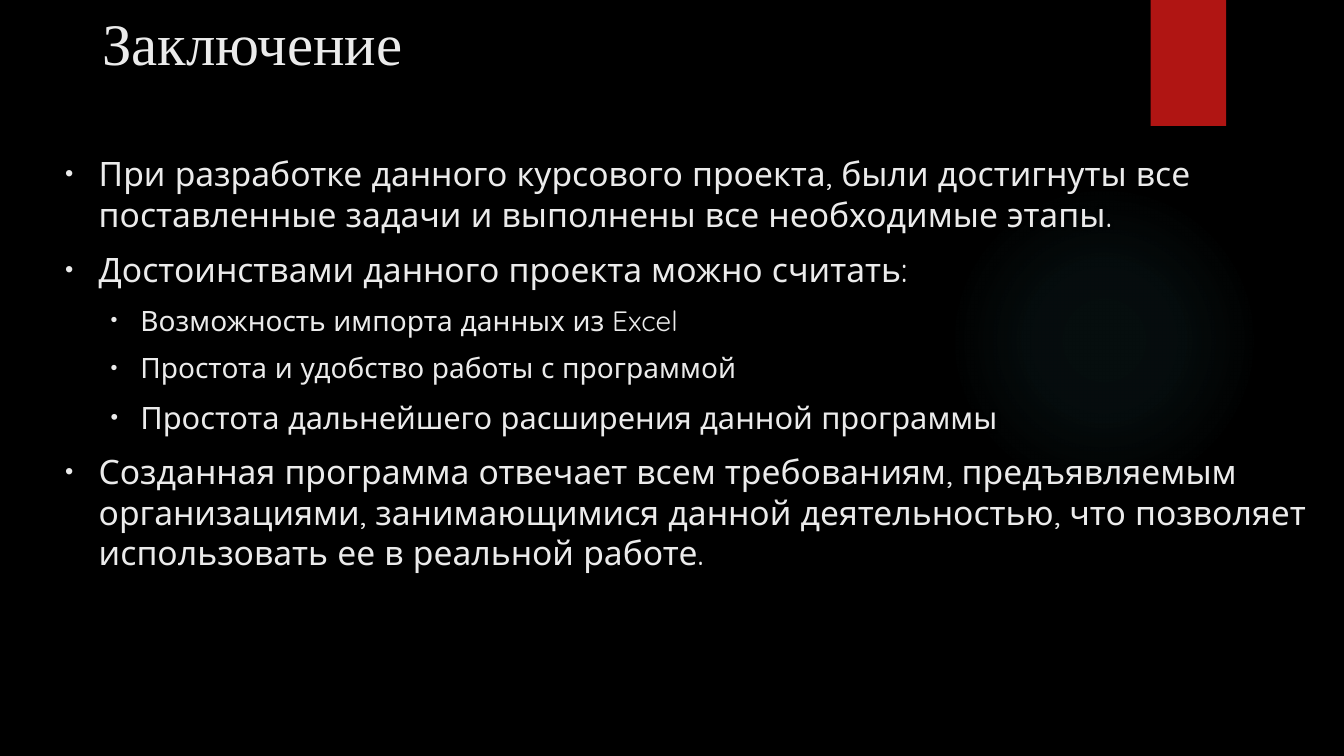
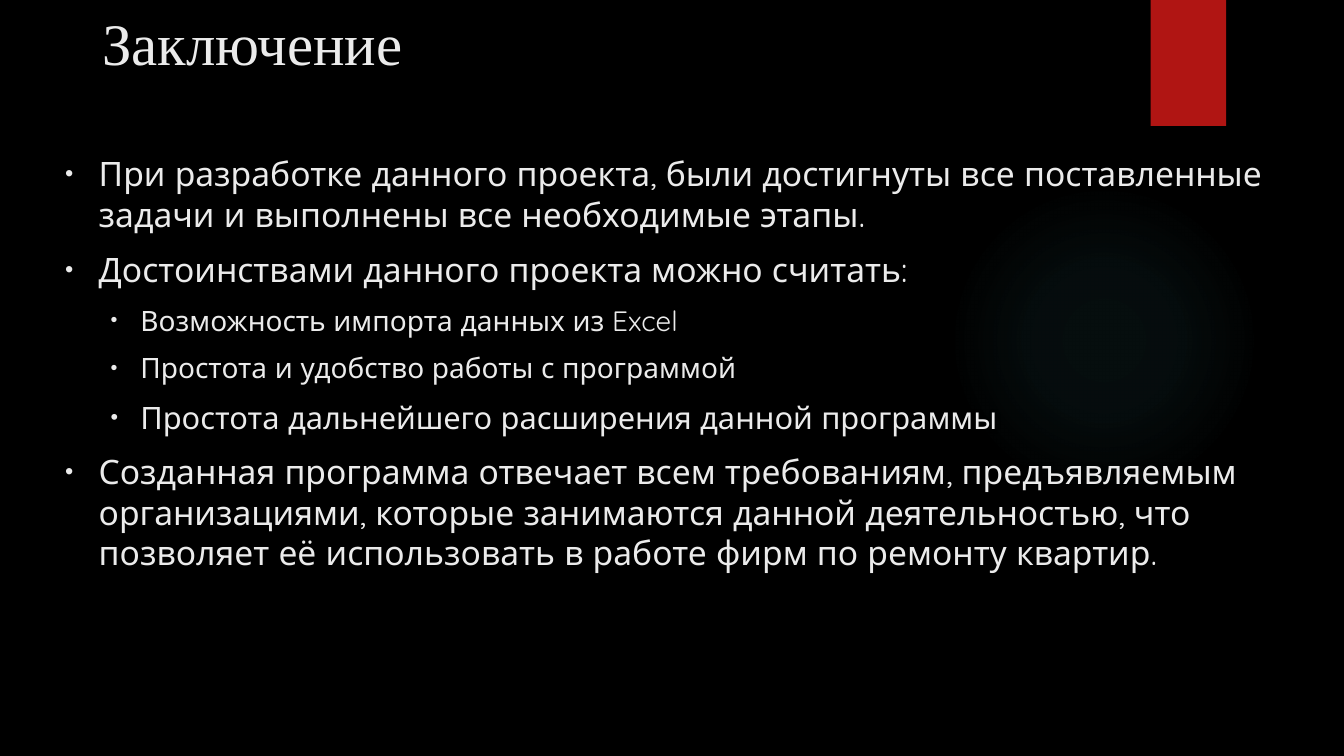
Before and after one commit to GENDOSMAL/Diplom, a slide deck: slide 13 of Documentation/Презентация к защите.pptx. Drawn at 1344x756 pixels with LibreOffice and Linux fonts; fonts in the diff are those of the drawing; background and template pictures are left out. Boxes give left, top, right and bottom in pixels: in the first picture for what was removed or moved away, otherwise in the second. Text is boxed around its words. In the diff, an @@ line names an element or a change of style, - is before the commit and + after.

```diff
--- a/Documentation/Презентация к защите.pptx
+++ b/Documentation/Презентация к защите.pptx
@@ text at [99,160,1262,234]: text changed @@
-• При разработке данного курсового проекта, были достигнуты все поставленные задачи и выполнены все необходимые этапы.
+• При разработке данного проекта, были достигнуты все поставленные задачи и выполнены все необходимые этапы.
@@ text at [99,458,1237,573]: text changed @@
-• Созданная программа отвечает всем требованиям, предъявляемым организациями, занимающимися данной деятельностью, что позволяет использовать ее в реальной работе.
+• Созданная программа отвечает всем требованиям, предъявляемым организациями, которые занимаются данной деятельностью, что позволяет её использовать в работе фирм по ремонту квартир.
```
Also in this commit, not shown: 7 other slides changed, 4 slides added, 4 slides removed, 1 other file.
